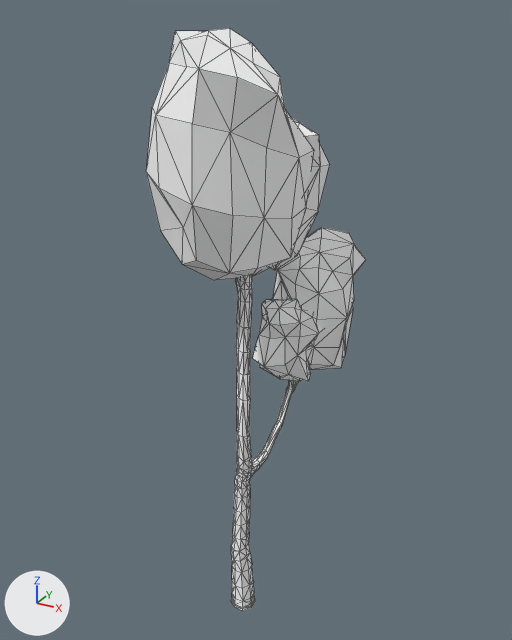
The glTF model assets/nature_lowpoly/BirchTree_5.glb: old version first, new version second.
Camera for both pictures: a 50 mm camera at (2.55, -4.39, 5.05) aimed at (-0.04, 0.32, 2.7). Arrows for +X, +Y and +Z are at lower left; the lights stay in place. The first picture is the older version. Mesh edges are drawn as thin lines.

Names of what the first picture shows: 'BirchTree_5'.
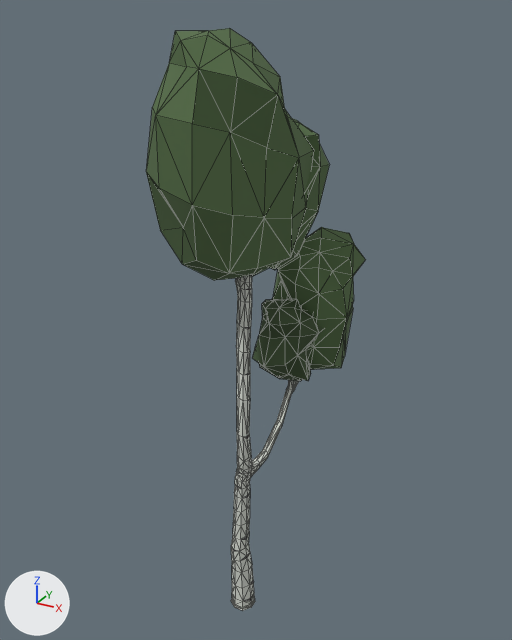
Boxes (x1, y1, x2, y2) around the edits, measured in the pictures (512 x 640 px):
'BirchTree_5', recoloured, surface changed (white to dark green)
    both: (146, 28, 366, 610)

Edits to the bpy script that builds the scene:
```text
Change mat_white:
    mat_white.base_color: (1.0, 1.0, 1.0) -> (0.655, 0.686, 0.626)  # white #ffffff -> light grey #d4d8cf
    mat_white.roughness: 1.0 -> 0.9
Change mat_black:
    mat_black.base_color: (1.0, 1.0, 1.0) -> (0.055, 0.055, 0.055)  # white #ffffff -> dark grey #424242
Change mat_green:
    mat_green.metallic: 1.0 -> 0.0
    mat_green.base_color: (1.0, 1.0, 1.0) -> (0.0874, 0.152, 0.0599)  # white #ffffff -> dark green #536d45
    mat_green.roughness: 1.0 -> 0.9
Change mat_darkgreen:
    mat_darkgreen.metallic: 1.0 -> 0.0
    mat_darkgreen.base_color: (1.0, 1.0, 1.0) -> (0.0532, 0.0908, 0.037)  # white #ffffff -> dark green #415536
    mat_darkgreen.roughness: 1.0 -> 0.9
```
